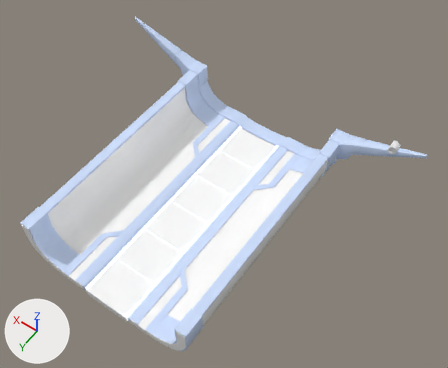
One commit to the FBX model Work/Unreal/ParticleRush/Import/Collisiontrack/staticmesh_Collisiontrack.fbx: the scene before it, then after it.
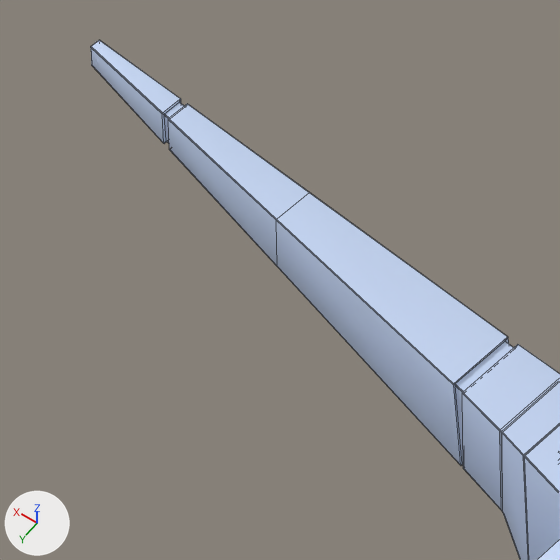
There are two pictures of each version: one whole from a 50 mm camera at (-33.1, 39.3, 71.6) aimed at (-3.3, -2.4, 6.1), one close up on the part from 28% to 42% of the width and 3% to 20% of the height. The lights are fixed; the arrows at lower left show +X, +Y and +Z. The close-ups show mesh edges as thin lines. Objects named as collision shapes, trigger or cutter boxes, shadow casters or lower levels of detail are left out. Where no turn or scale is listed for an object, it has been applied to the vertices.

Names of what the first close-up shows: 'geo_Collisiontrack'.
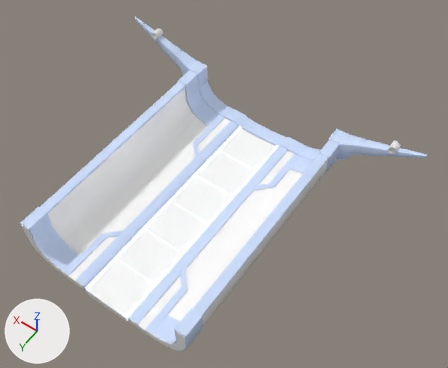
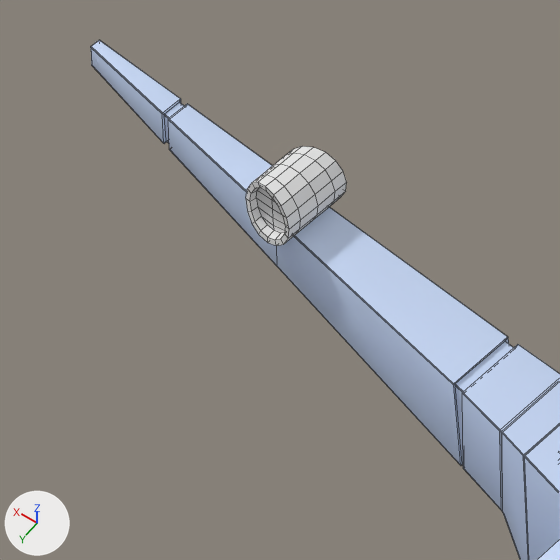
Location of each change, [x1, y1, x2, y2] in pixels of the close-ups (560 x 560 px):
part 1 of me_mesh, added
    after: [246, 146, 346, 246]

The change, as a list of edits to the scene's bpy script:
```text
Change me_mesh:
    where me_mesh.from_pydata(...)  # 2284 vertices, 2204 faces; spans x -24.2..24.2, y -18.4..18.3, z 0.1..12.0
    used by ob_geo_collisiontrack; location = (0.0, 0.0, 0.0)
    me_mesh part 1: the loose piece of 154 vertices spanning x -20.5..-19.4, y -18.1..-16.5, z 10.2..11.3 is copied, and the copy is mirrored in x about the mesh origin; it spans x 19.4..20.5, y -18.1..-16.5, z 10.2..11.3
```
